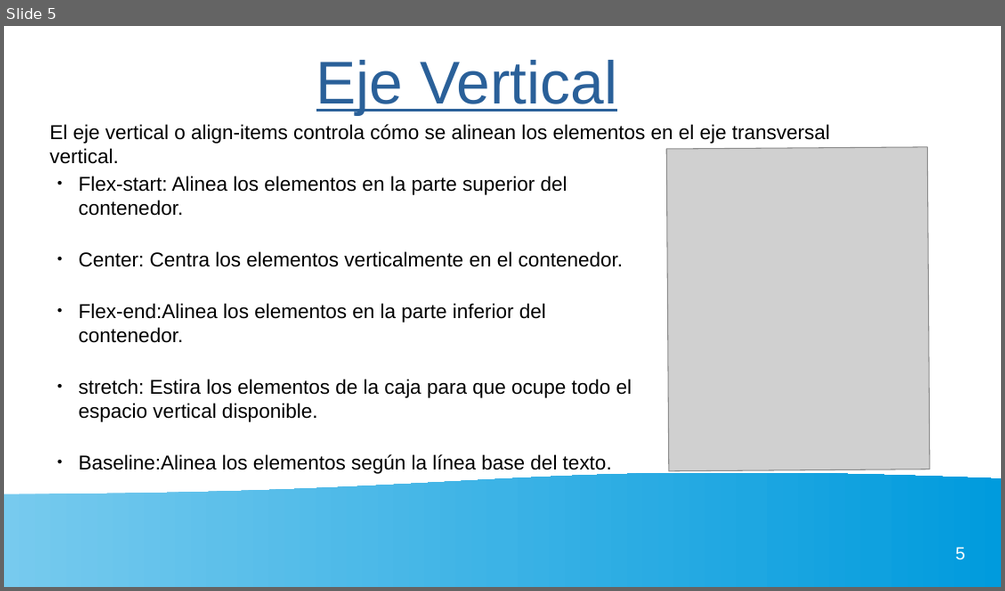
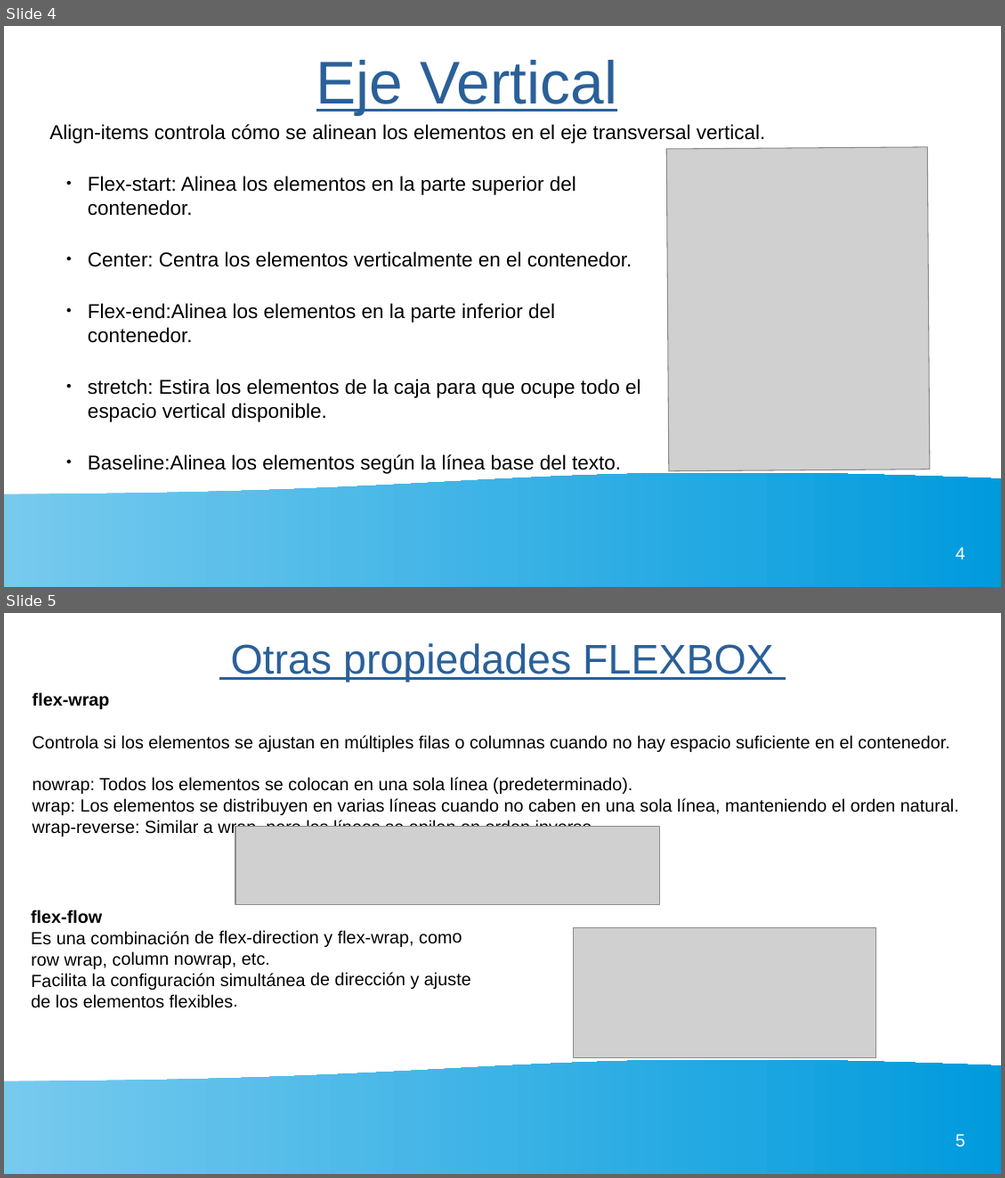
Before and after one commit to gaizkamg/HTML-CSS-Entregable, a slide deck: Presentacion/presentacion-flexbox.odp. Shown one above the other, each under a label of ours: slide 5 before the commit, slides 4 and 5 after it. The pictures are 1005x591 and 1005x1178 pixels, drawn with LibreOffice and Linux fonts; fonts in the diff are those of the drawing; grey boxes stand for pictures. Boxes give left, top, right and bottom in pixels: in the first picture for what was removed or moved away, otherwise in the second. Text is boxed around its words. In the diff, an @@ line names an element or a change of style, - is before the commit and + after.

```diff
--- a/Presentacion/presentacion-flexbox.odp
+++ b/Presentacion/presentacion-flexbox.odp
@@ slide 5 added at [4, 613, 1001, 1174], background #FFFFFF; not listed: 1 template element that a slide beside it also shows @@
@@ title added at [231, 643, 773, 682], 33 pt, text #2A6099, underline @@
+Otras propiedades FLEXBOX
@@ text added at [32, 692, 959, 836], 14 pt, text #000000 @@
+flex-wrap
+Controla si los elementos se ajustan en múltiples filas o columnas cuando no hay espacio suficiente en el contenedor.
+nowrap: Todos los elementos se colocan en una sola línea (predeterminado).
+wrap: Los elementos se distribuyen en varias líneas cuando no caben en una sola línea, manteniendo el orden natural.
+wrap-reverse: Similar a wrap, pero las líneas se apilan en orden inverso.
@@ picture added at [235, 827, 660, 904] @@
@@ text added at [31, 909, 471, 1008], 14 pt, text #000000 @@
+flex-flow
+Es una combinación de flex-direction y flex-wrap, como row wrap, column nowrap, etc.
+Facilita la configuración simultánea de dirección y ajuste de los elementos flexibles.
@@ picture added at [574, 928, 877, 1058] @@
@@ page number added at [955, 1134, 965, 1147], 14 pt, text #FFFFFF @@
+5
@@ what was slide 5 is now slide 4 @@
@@ slide 4 changed as well @@
@@ text at [49, 124, 765, 143]: text changed @@
-El eje vertical o align-items controla cómo se alinean los elementos en el eje transversal vertical.
+Align-items controla cómo se alinean los elementos en el eje transversal vertical.
@@ text "Flex-start: Alinea los elementos en ...": place and size @@
-text "Flex-start: Alinea los elementos en ..." at [79, 176, 632, 474]
+text "Flex-start: Alinea los elementos en ..." at [88, 176, 641, 474]
@@ page number at [955, 547, 965, 559]: text changed @@
-5
+4
```
Also in this commit, not shown: 3 other slides changed, 1 other slide added, 1 slide removed, 2 other files.
